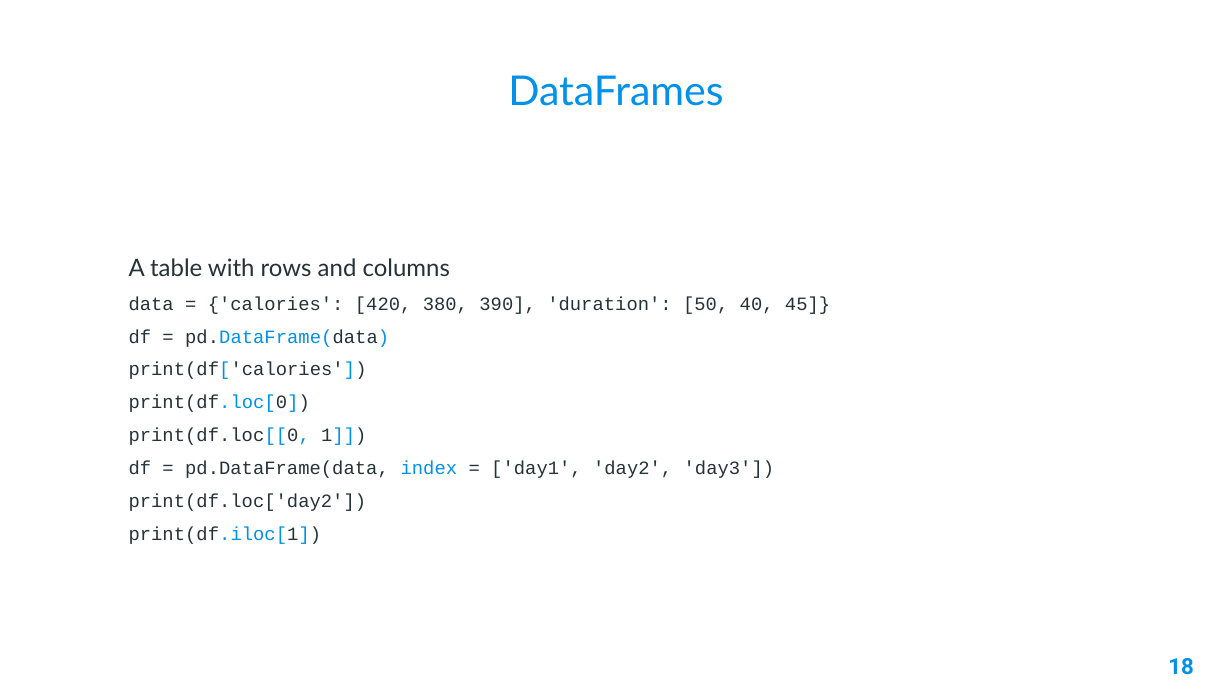
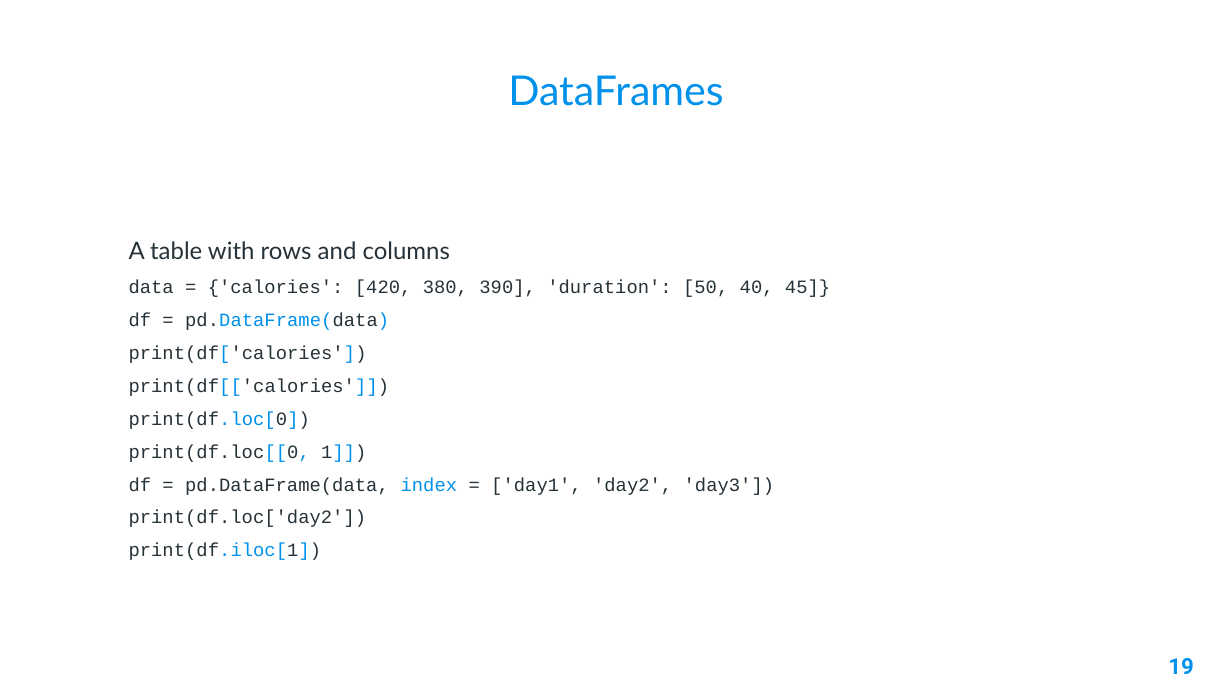
Before and after one commit to AleeRezaa/learn-python, a slide deck: slide 19 of 2 Data Science.pptx (slide 18 before the commit). Drawn at 1232x693 pixels with LibreOffice and Linux fonts; fonts in the diff are those of the drawing; background and template pictures are left out. Boxes give left, top, right and bottom in pixels: in the first picture for what was removed or moved away, otherwise in the second. Text is boxed around its words. In the diff, an @@ line names an element or a change of style, - is before the commit and + after.

```diff
--- a/2 Data Science.pptx
+++ b/2 Data Science.pptx
@@ text at [129, 379, 390, 396]: paragraph added @@
+print(df[['calories']])
@@ page number at [1168, 658, 1193, 674]: text changed @@
-18
+19
```
Also in this commit, not shown: 2 other slides changed.
